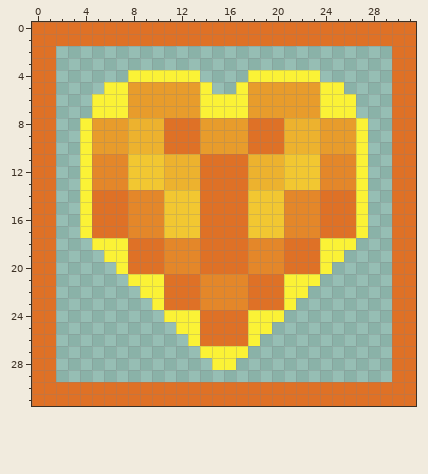
Pixel-art file -- aseprite files/class/cleric/high/lifesteal.ase. Above is the file before it was changed.
32x32 pixels, 1 frame.
The same view after the edit:
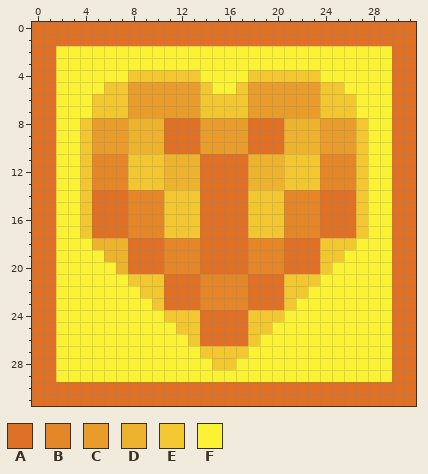
Palette (. is transparent): A #df7126  B #e48729  C #e89c2b  D #edb22e  E #f2c731  F #fbf236
Change:
Changed rows in their new state; - is an unchanged pixel.
first column x 2:
 2 FFFFFFFFFFFFFFFFFFFFFFFFFFFF
 3 FFFFFFFFFFFFFFFFFFFFFFFFFFFF
 4 FFFFFFEEEEEEFFFFEEEEEEFFFFFF
 5 FFFFEE------EFFE------EEFFFF
 6 FFFEEE------EEEE------EEEFFF
 7 FFFEEE------EEEE------EEEFFF
 8 FFE----------------------EFF
 9 FFE----------------------EFF
10 FFE----------------------EFF
11 FFE----------------------EFF
12 FFE----------------------EFF
13 FFE----------------------EFF
14 FFE----------------------EFF
15 FFE----------------------EFF
16 FFE----------------------EFF
17 FFE----------------------EFF
18 FFFDDD----------------EEEFFF
19 FFFFDD----------------EEFFFF
20 FFFFFD----------------EFFFFF
21 FFFFFFEEE----------EEEFFFFFF
22 FFFFFFFEE----------EEFFFFFFF
23 FFFFFFFFE----------EFFFFFFFF
24 FFFFFFFFFEEE----EEEFFFFFFFFF
25 FFFFFFFFFFEE----EEFFFFFFFFFF
26 FFFFFFFFFFFE----EFFFFFFFFFFF
27 FFFFFFFFFFFFEEEEFFFFFFFFFFFF
28 FFFFFFFFFFFFFEEFFFFFFFFFFFFF
29 FFFFFFFFFFFFFFFFFFFFFFFFFFFF
